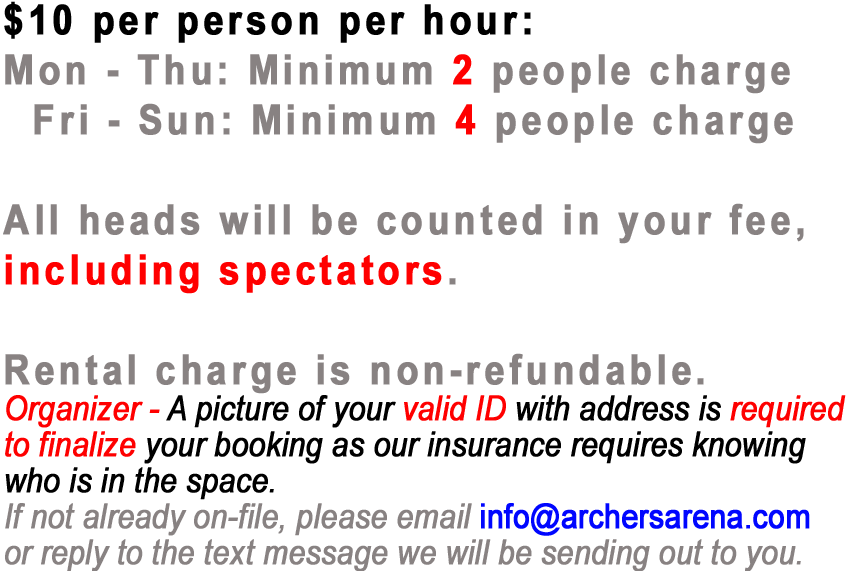
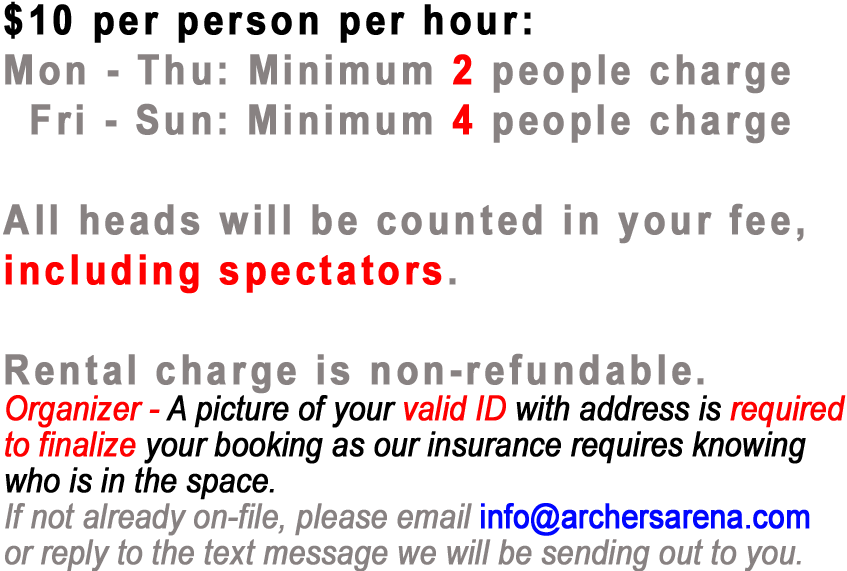
Revision of a layered 847 x 571 image; what changed, layer by layer:
painted on "$10 per person per hour: Mon - Thu: Minimum 2 people charge F" over left=31, top=103, right=793, bottom=144
